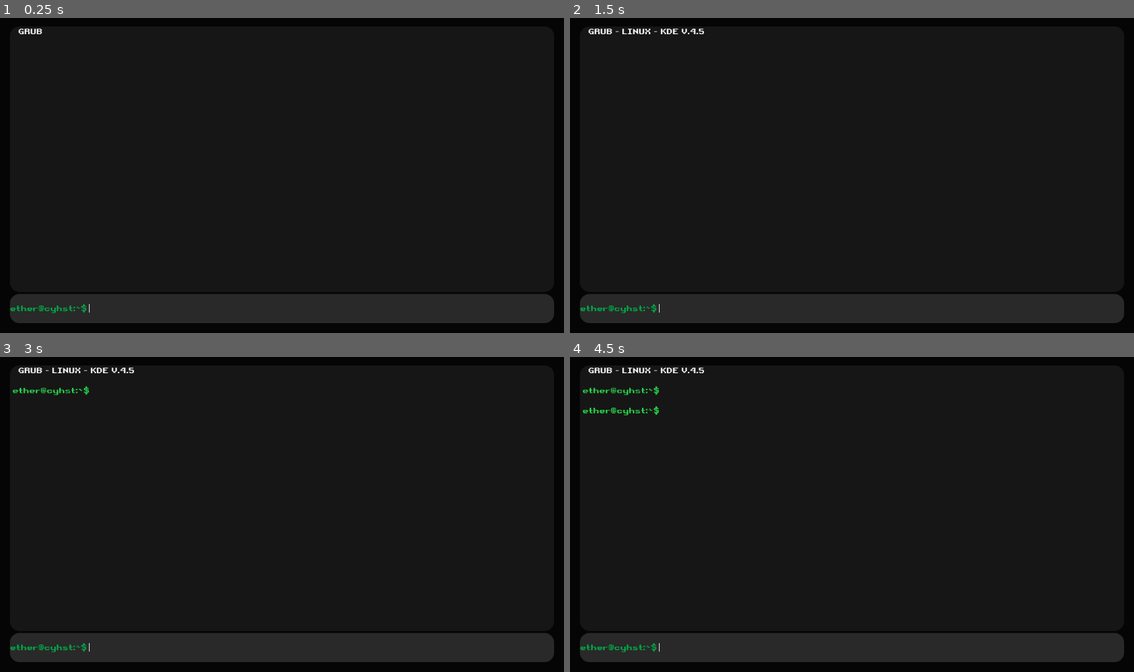
Above: before the commit, frames 1-4 (two rows, left to right).
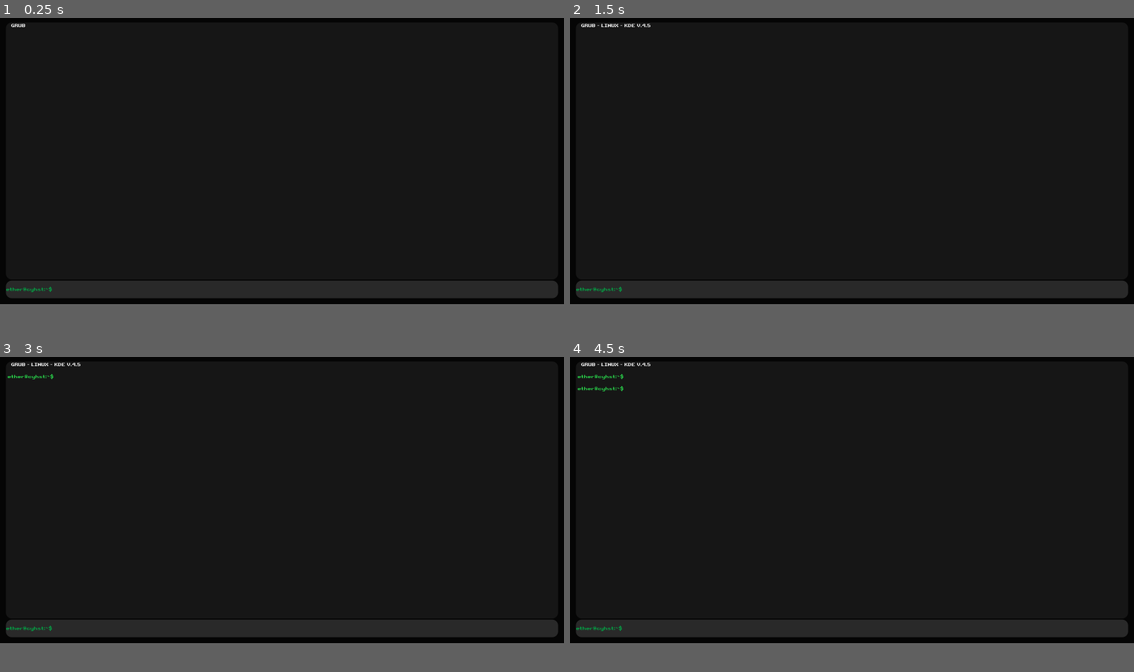
Above: after the commit, the same moments.

Repository: J-Povea21/CyberHeist-GovermentEdition
Game: Godot game, scene res://game.tscn
The game is run twice, just before and just after one commit, with the same random seed, the same clock (stepped at 60 frames per second) and the same inputs. Before the commit the project has no main scene; this scene is started directly in both runs.
Inputs:
- Up to frame 1 (0.25 s): no input
- Up to frame 2 (1.5 s): tap Enter at 1.25 s
- Up to frame 3 (3 s): tap Space at 2 s; tap Enter at 2.75 s
- Up to frame 4 (4.5 s): tap Space at 3.5 s; tap Enter at 4.25 s
In our replay, the window is 799x449 before the commit and 799x408 after it. These sizes can differ from the game's own. Grey fills any space a smaller window leaves; there, only what the larger window draws over its background counts as a difference.

The runs differ from the first frame. In frame 1, 5.9% of the frame differs, in the area x 0-100%, y 1-100%; in frame 2, 6.1%; in frame 3, 6.3%; in frame 4, 6.5%.
Error in both runs: Invalid access of index '0' on a base object of type: 'PackedStringArray'. (res://scripts/CommandProcessor.gd:19)

Commit message:
Updated graphic interface

Diff:
--- a/CyberHeist/game.tscn
+++ b/CyberHeist/game.tscn
@@ -19,13 +19,13 @@
 corner_radius_bottom_right = 20
 corner_radius_bottom_left = 20
 
-[sub_resource type="StyleBoxFlat" id="StyleBoxFlat_f26ms"]
+[sub_resource type="StyleBoxFlat" id="StyleBoxFlat_2evc4"]
 bg_color = Color(0.160784, 0.160784, 0.160784, 1)
-border_color = Color(0, 0, 0, 1)
 corner_radius_top_left = 20
 corner_radius_top_right = 20
 corner_radius_bottom_right = 20
 corner_radius_bottom_left = 20
+corner_detail = 10
 
 [sub_resource type="StyleBoxEmpty" id="StyleBoxEmpty_35wk5"]
 
@@ -84,7 +84,7 @@
 [node name="InputArea" type="PanelContainer" parent="Background/MarginContainer/Rows"]
 custom_minimum_size = Vector2(0, 60)
 layout_mode = 2
-theme_override_styles/panel = SubResource("StyleBoxFlat_f26ms")
+theme_override_styles/panel = SubResource("StyleBoxFlat_2evc4")
 
 [node name="InputContainer" type="HBoxContainer" parent="Background/MarginContainer/Rows/InputArea"]
 layout_mode = 2
--- a/CyberHeist/project.godot
+++ b/CyberHeist/project.godot
@@ -11,6 +11,7 @@
 [application]
 
 config/name="CyberHeist"
+run/main_scene="res://game.tscn"
 config/features=PackedStringArray("4.0", "GL Compatibility")
 config/icon="res://icon.svg"
 
@@ -20,6 +21,11 @@
 DataReader="*res://scripts/data_reader.gd"
 QuestionProcessor="*res://scripts/QuestionProcessor.gd"
 
+[display]
+
+window/size/viewport_width=1920
+window/size/viewport_height=980
+
 [rendering]
 
 renderer/rendering_method="gl_compatibility"
--- /dev/null
+++ b/CyberHeist/screens/attack_screen.tscn
@@ -0,0 +1,100 @@
+[gd_scene load_steps=13 format=3 uid="uid://b4o18y3pw0cmo"]
+
+[ext_resource type="Texture2D" uid="uid://b6hv7wxrg5pe7" path="res://res/black.png" id="1_e6v7x"]
+[ext_resource type="FontFile" uid="uid://pdioo34qexc8" path="res://fonts/Retro Gaming.ttf" id="2_mse6l"]
+[ext_resource type="Texture2D" uid="uid://daijqc16k8rp6" path="res://res/flags/ale.png" id="3_pvn6o"]
+[ext_resource type="Texture2D" uid="uid://c4y4coxj8k7wq" path="res://res/flags/brz.png" id="4_fvkww"]
+[ext_resource type="Texture2D" uid="uid://31g8jobgtf1s" path="res://res/flags/can.png" id="5_gk7o2"]
+[ext_resource type="Texture2D" uid="uid://d1x7r83y8c5ub" path="res://res/flags/chi.png" id="6_gltso"]
+[ext_resource type="Texture2D" uid="uid://dirfufkhrvunx" path="res://res/flags/arg.png" id="7_xjhsp"]
+[ext_resource type="Texture2D" uid="uid://cg04h8h2x1odb" path="res://res/flags/col.png" id="8_leyd5"]
+[ext_resource type="Texture2D" uid="uid://bbai5t2sdsymp" path="res://res/flags/ind.png" id="9_fxrhx"]
+[ext_resource type="Texture2D" uid="uid://b3wnd5iqxel08" path="res://res/flags/mex.png" id="10_hcks7"]
+[ext_resource type="Texture2D" uid="uid://c2jnjpko3bup0" path="res://res/flags/rus.png" id="11_3hluq"]
+[ext_resource type="Texture2D" uid="uid://b6gdvwlxftwho" path="res://res/flags/usa.png" id="12_ob3qh"]
+
+[node name="attack_screen" type="Node2D"]
+
+[node name="TextureRect" type="TextureRect" parent="."]
+offset_right = 1919.0
+offset_bottom = 983.0
+texture = ExtResource("1_e6v7x")
+
+[node name="Label" type="Label" parent="."]
+offset_left = 166.0
+offset_top = 58.0
+offset_right = 1713.0
+offset_bottom = 183.0
+theme_override_fonts/font = ExtResource("2_mse6l")
+theme_override_font_sizes/font_size = 84
+text = "Select the country to attack"
+
+[node name="ale_buttonattack" type="TextureRect" parent="."]
+offset_left = 89.0
+offset_top = 281.0
+offset_right = 374.0
+offset_bottom = 464.0
+texture = ExtResource("3_pvn6o")
+
+[node name="TextureRect2" type="TextureRect" parent="."]
+offset_left = 86.0
+offset_top = 668.0
+offset_right = 371.0
+offset_bottom = 851.0
+texture = ExtResource("4_fvkww")
+
+[node name="TextureRect3" type="TextureRect" parent="."]
+offset_left = 457.0
+offset_top = 281.0
+offset_right = 742.0
+offset_bottom = 464.0
+texture = ExtResource("5_gk7o2")
+
+[node name="TextureRect4" type="TextureRect" parent="."]
+offset_left = 461.0
+offset_top = 667.0
+offset_right = 746.0
+offset_bottom = 850.0
+texture = ExtResource("6_gltso")
+
+[node name="TextureRect5" type="TextureRect" parent="."]
+offset_left = 1550.0
+offset_top = 661.0
+offset_right = 1835.0
+offset_bottom = 844.0
+texture = ExtResource("7_xjhsp")
+
+[node name="TextureRect6" type="TextureRect" parent="."]
+offset_left = 1538.0
+offset_top = 280.0
+offset_right = 1823.0
+offset_bottom = 463.0
+texture = ExtResource("8_leyd5")
+
+[node name="TextureRect7" type="TextureRect" parent="."]
+offset_left = 1169.0
+offset_top = 282.0
+offset_right = 1454.0
+offset_bottom = 465.0
+texture = ExtResource("9_fxrhx")
+
+[node name="TextureRect8" type="TextureRect" parent="."]
+offset_left = 825.0
+offset_top = 662.0
+offset_right = 1110.0
+offset_bottom = 845.0
+texture = ExtResource("10_hcks7")
+
+[node name="TextureRect9" type="TextureRect" parent="."]
+offset_left = 820.0
+offset_top = 280.0
+offset_right = 1105.0
+offset_bottom = 463.0
+texture = ExtResource("11_3hluq")
+
+[node name="TextureRect10" type="TextureRect" parent="."]
+offset_left = 1179.0
+offset_top = 660.0
+offset_right = 1464.0
+offset_bottom = 843.0
+texture = ExtResource("12_ob3qh")
--- /dev/null
+++ b/CyberHeist/screens/initial_screen.gd
@@ -0,0 +1,4 @@
+extends Node2D
+
+func _ready():
+	$logo_animation.play("logo_animation")
--- /dev/null
+++ b/CyberHeist/screens/initial_screen.tscn
@@ -0,0 +1,89 @@
+[gd_scene load_steps=8 format=3 uid="uid://b6oa3hoqc6owl"]
+
+[ext_resource type="Script" path="res://screens/initial_screen.gd" id="1_yh43h"]
+[ext_resource type="Texture2D" uid="uid://b6hv7wxrg5pe7" path="res://res/black.png" id="2_q50j4"]
+[ext_resource type="Texture2D" uid="uid://bs7yuurhva1i5" path="res://res/calabera(1).png" id="3_cm1o2"]
+[ext_resource type="Texture2D" uid="uid://chgxhiv55ycdx" path="res://res/title.png" id="4_ywyyn"]
+
+[sub_resource type="Animation" id="Animation_gs2ll"]
+length = 0.001
+tracks/0/type = "value"
+tracks/0/imported = false
+tracks/0/enabled = true
+tracks/0/path = NodePath("calabera:position")
+tracks/0/interp = 1
+tracks/0/loop_wrap = true
+tracks/0/keys = {
+"times": PackedFloat32Array(0),
+"transitions": PackedFloat32Array(1),
+"update": 0,
+"values": [Vector2(961, 680)]
+}
+tracks/1/type = "value"
+tracks/1/imported = false
+tracks/1/enabled = true
+tracks/1/path = NodePath("title:position")
+tracks/1/interp = 1
+tracks/1/loop_wrap = true
+tracks/1/keys = {
+"times": PackedFloat32Array(0),
+"transitions": PackedFloat32Array(1),
+"update": 0,
+"values": [Vector2(963, 200)]
+}
+
+[sub_resource type="Animation" id="Animation_dckmn"]
+resource_name = "logo_animation"
+tracks/0/type = "value"
+tracks/0/imported = false
+tracks/0/enabled = true
+tracks/0/path = NodePath("calabera:position")
+tracks/0/interp = 1
+tracks/0/loop_wrap = true
+tracks/0/keys = {
+"times": PackedFloat32Array(0, 1),
+"transitions": PackedFloat32Array(1, 1),
+"update": 0,
+"values": [Vector2(961, -680), Vector2(961, 680)]
+}
+tracks/1/type = "value"
+tracks/1/imported = false
+tracks/1/enabled = true
+tracks/1/path = NodePath("title:position")
+tracks/1/interp = 1
+tracks/1/loop_wrap = true
+tracks/1/keys = {
+"times": PackedFloat32Array(0, 1),
+"transitions": PackedFloat32Array(1, 1),
+"update": 0,
+"values": [Vector2(963, -200), Vector2(963, 200)]
+}
+
+[sub_resource type="AnimationLibrary" id="AnimationLibrary_4yrl5"]
+_data = {
+"RESET": SubResource("Animation_gs2ll"),
+"logo_animation": SubResource("Animation_dckmn")
+}
+
+[node name="initial_screen" type="Node2D"]
+script = ExtResource("1_yh43h")
+
+[node name="TextureRect" type="TextureRect" parent="."]
+offset_right = 1919.0
+offset_bottom = 982.0
+texture = ExtResource("2_q50j4")
+
+[node name="logo_animation" type="AnimationPlayer" parent="."]
+libraries = {
+"": SubResource("AnimationLibrary_4yrl5")
+}
+
+[node name="title" type="Sprite2D" parent="."]
+position = Vector2(963, 200)
+texture = ExtResource("4_ywyyn")
+
+[node name="calabera" type="Sprite2D" parent="."]
+visibility_layer = 6
+position = Vector2(961, 680)
+scale = Vector2(1, 0.953)
+texture = ExtResource("3_cm1o2")
--- /dev/null
+++ b/CyberHeist/screens/loading_screen.gd
@@ -0,0 +1,18 @@
+extends Node2D
+
+
+
+
+# Called when the node enters the scene tree for the first time.
+func _ready():
+	$AudioStreamPlayer.play()
+
+
+# Called every frame. 'delta' is the elapsed time since the previous frame.
+func _process(delta):
+	pass
+
+
+func _on_play_button_pressed():
+	get_tree().change_scene_to_file("res://screens/main_screen.tscn")
+	$AnimationPlayer.play("fade_in")
--- /dev/null
+++ b/CyberHeist/screens/loading_screen.tscn
@@ -0,0 +1,110 @@
+[gd_scene load_steps=9 format=3 uid="uid://bq0t8gfkuk6w"]
+
+[ext_resource type="Texture2D" uid="uid://c13428q7ux1fl" path="res://res/complete.png" id="1_e28eq"]
+[ext_resource type="Script" path="res://screens/loading_screen.gd" id="1_ooibq"]
+[ext_resource type="FontFile" uid="uid://pdioo34qexc8" path="res://fonts/Retro Gaming.ttf" id="2_8lqc7"]
+[ext_resource type="AudioStream" uid="uid://frwf5gp5ilh6" path="res://sfx/main_menu.mp3" id="4_10rjf"]
+
+[sub_resource type="Animation" id="Animation_kob6s"]
+length = 0.001
+tracks/0/type = "value"
+tracks/0/imported = false
+tracks/0/enabled = true
+tracks/0/path = NodePath("OverlayLayer/Overlay:color")
+tracks/0/interp = 1
+tracks/0/loop_wrap = true
+tracks/0/keys = {
+"times": PackedFloat32Array(0),
+"transitions": PackedFloat32Array(1),
+"update": 0,
+"values": [Color(0, 0, 0, 0)]
+}
+
+[sub_resource type="Animation" id="Animation_l0sc6"]
+resource_name = "fade_in"
+tracks/0/type = "value"
+tracks/0/imported = false
+tracks/0/enabled = true
+tracks/0/path = NodePath("OverlayLayer/Overlay:color")
+tracks/0/interp = 1
+tracks/0/loop_wrap = true
+tracks/0/keys = {
+"times": PackedFloat32Array(0, 1),
+"transitions": PackedFloat32Array(1, 1),
+"update": 0,
+"values": [Color(0, 0, 0, 0), Color(0, 0, 0, 1)]
+}
+
+[sub_resource type="Animation" id="Animation_cslqg"]
+resource_name = "fade_out"
+length = 2.0
+tracks/0/type = "value"
+tracks/0/imported = false
+tracks/0/enabled = true
+tracks/0/path = NodePath("OverlayLayer/Overlay:color")
+tracks/0/interp = 1
+tracks/0/loop_wrap = true
+tracks/0/keys = {
+"times": PackedFloat32Array(0, 2),
+"transitions": PackedFloat32Array(1, 1),
+"update": 0,
+"values": [Color(0, 0, 0, 1), Color(0, 0, 0, 0)]
+}
+
+[sub_resource type="AnimationLibrary" id="AnimationLibrary_qrl00"]
+_data = {
+"RESET": SubResource("Animation_kob6s"),
+"fade_in": SubResource("Animation_l0sc6"),
+"fade_out": SubResource("Animation_cslqg")
+}
+
+[node name="loading_screen" type="Node2D"]
+script = ExtResource("1_ooibq")
+
+[node name="Background" type="TextureRect" parent="."]
+offset_right = 40.0
+offset_bottom = 40.0
+texture = ExtResource("1_e28eq")
+
+[node name="play_button" type="Button" parent="Background"]
+layout_mode = 1
+anchors_preset = -1
+anchor_left = 0.0557292
+anchor_top = -0.007
+anchor_right = 0.0557292
+anchor_bottom = -0.007
+offset_left = 780.0
+offset_top = 639.0
+offset_right = 902.0
+offset_bottom = 700.0
+theme_override_colors/font_hover_color = Color(0.0313726, 1, 0.470588, 1)
+theme_override_colors/font_hover_pressed_color = Color(0.0313726, 1, 0.470588, 1)
+theme_override_fonts/font = ExtResource("2_8lqc7")
+theme_override_font_sizes/font_size = 40
+action_mode = 0
+text = "Play"
+flat = true
+
+[node name="AnimationPlayer" type="AnimationPlayer" parent="."]
+libraries = {
+"": SubResource("AnimationLibrary_qrl00")
+}
+
+[node name="OverlayLayer" type="CanvasLayer" parent="."]
+layer = 10
+
+[node name="Overlay" type="ColorRect" parent="OverlayLayer"]
+anchors_preset = 15
+anchor_right = 1.0
+anchor_bottom = 1.0
+offset_right = 12.0
+offset_bottom = 29.0
+grow_horizontal = 2
+grow_vertical = 2
+mouse_filter = 2
+color = Color(0, 0, 0, 0)
+
+[node name="AudioStreamPlayer" type="AudioStreamPlayer" parent="."]
+stream = ExtResource("4_10rjf")
+
+[connection signal="pressed" from="Background/play_button" to="." method="_on_play_button_pressed"]
--- /dev/null
+++ b/CyberHeist/screens/lore_screen.gd
@@ -0,0 +1,11 @@
+extends Node2D
+@onready var label_lore = $TextureRect/Label
+
+# Called when the node enters the scene tree for the first time.
+func _ready():
+	$AudioStreamPlayer.play()
+	label_lore.text = DataReader.lore_text
+	$AnimationPlayer.play("lore_text_animation")
+
+func _on_animation_player_animation_finished(anim_name):
+	$AudioStreamPlayer.stop()
--- /dev/null
+++ b/CyberHeist/screens/lore_screen.tscn
@@ -0,0 +1,67 @@
+[gd_scene load_steps=8 format=3 uid="uid://hpvh4lhnskin"]
+
+[ext_resource type="Script" path="res://screens/lore_screen.gd" id="1_h6a76"]
+[ext_resource type="Texture2D" uid="uid://b6hv7wxrg5pe7" path="res://res/black.png" id="2_owkj0"]
+[ext_resource type="FontFile" uid="uid://dng1gh5wqkhof" path="res://fonts/ARCADECLASSIC.TTF" id="3_41ujq"]
+[ext_resource type="AudioStream" uid="uid://643o5ddm46kr" path="res://sfx/lore_typing.mp3" id="4_448r7"]
+
+[sub_resource type="Animation" id="Animation_6cv8f"]
+resource_name = "lore_text_animation"
+length = 8.0
+tracks/0/type = "value"
+tracks/0/imported = false
+tracks/0/enabled = true
+tracks/0/path = NodePath("TextureRect/Label:visible_ratio")
+tracks/0/interp = 1
+tracks/0/loop_wrap = true
+tracks/0/keys = {
+"times": PackedFloat32Array(0, 8),
+"transitions": PackedFloat32Array(1, 1),
+"update": 0,
+"values": [0.0, 1.0]
+}
+
+[sub_resource type="Animation" id="Animation_276t5"]
+length = 0.001
+tracks/0/type = "value"
+tracks/0/imported = false
+tracks/0/enabled = true
+tracks/0/path = NodePath("TextureRect/Label:visible_ratio")
+tracks/0/interp = 1
+tracks/0/loop_wrap = true
+tracks/0/keys = {
+"times": PackedFloat32Array(0),
+"transitions": PackedFloat32Array(1),
+"update": 0,
+"values": [1.0]
+}
+
+[sub_resource type="AnimationLibrary" id="AnimationLibrary_2iloq"]
+_data = {
+"RESET": SubResource("Animation_276t5"),
+"lore_text_animation": SubResource("Animation_6cv8f")
+}
+
+[node name="lore_screen" type="Node2D"]
+script = ExtResource("1_h6a76")
+
+[node name="TextureRect" type="TextureRect" parent="."]
+offset_right = 1930.0
+offset_bottom = 1000.0
+texture = ExtResource("2_owkj0")
+
+[node name="Label" type="Label" parent="TextureRect"]
+offset_right = 1924.0
+offset_bottom = 977.0
+theme_override_fonts/font = ExtResource("3_41ujq")
+theme_override_font_sizes/font_size = 18
+
+[node name="AnimationPlayer" type="AnimationPlayer" parent="."]
+libraries = {
+"": SubResource("AnimationLibrary_2iloq")
+}
+
+[node name="AudioStreamPlayer" type="AudioStreamPlayer" parent="."]
+stream = ExtResource("4_448r7")
+
+[connection signal="animation_finished" from="AnimationPlayer" to="." method="_on_animation_player_animation_finished"]
--- /dev/null
+++ b/CyberHeist/screens/main_screen.gd
@@ -0,0 +1,18 @@
+extends Node2D
+
+
+# Called when the node enters the scene tree for the first time.
+func _ready():
+	$AnimationPlayer.play("fade_out")
+
+
+# Called every frame. 'delta' is the elapsed time since the previous frame.
+
+
+
+func _on_col_button_pressed():
+	get_tree().change_scene_to_file("res://screens/attack_screen.tscn")
+
+
+func _on_mex_button_pressed():
+	get_tree().change_scene_to_file("res://screens/attack_screen.tscn")
--- /dev/null
+++ b/CyberHeist/screens/main_screen.tscn
@@ -0,0 +1,224 @@
+[gd_scene load_steps=22 format=3 uid="uid://6vlqsntrhm5h"]
+
+[ext_resource type="Texture2D" uid="uid://b6hv7wxrg5pe7" path="res://res/black.png" id="1_m31l1"]
+[ext_resource type="Script" path="res://screens/main_screen.gd" id="1_r0px0"]
+[ext_resource type="FontFile" uid="uid://pdioo34qexc8" path="res://fonts/Retro Gaming.ttf" id="2_hv2mq"]
+[ext_resource type="FontFile" uid="uid://dng1gh5wqkhof" path="res://fonts/ARCADECLASSIC.TTF" id="3_ay0qd"]
+[ext_resource type="Texture2D" uid="uid://cg04h8h2x1odb" path="res://res/flags/col.png" id="4_7eu7l"]
+[ext_resource type="Texture2D" uid="uid://b3wnd5iqxel08" path="res://res/flags/mex.png" id="5_467a4"]
+[ext_resource type="Texture2D" uid="uid://dirfufkhrvunx" path="res://res/flags/arg.png" id="6_gttef"]
+[ext_resource type="Texture2D" uid="uid://c2jnjpko3bup0" path="res://res/flags/rus.png" id="7_wq4r0"]
+[ext_resource type="Texture2D" uid="uid://b6gdvwlxftwho" path="res://res/flags/usa.png" id="8_nwtba"]
+[ext_resource type="Texture2D" uid="uid://d1x7r83y8c5ub" path="res://res/flags/chi.png" id="9_453ea"]
+[ext_resource type="Texture2D" uid="uid://31g8jobgtf1s" path="res://res/flags/can.png" id="10_ddoy7"]
+[ext_resource type="Texture2D" uid="uid://bbai5t2sdsymp" path="res://res/flags/ind.png" id="11_0dqkf"]
+[ext_resource type="Texture2D" uid="uid://c4y4coxj8k7wq" path="res://res/flags/brz.png" id="12_wde5h"]
+[ext_resource type="Texture2D" uid="uid://daijqc16k8rp6" path="res://res/flags/ale.png" id="13_3tt20"]
+
+[sub_resource type="StyleBoxFlat" id="StyleBoxFlat_a8dai"]
+bg_color = Color(0.160784, 0.160784, 0.160784, 1)
+corner_radius_top_left = 20
+corner_radius_top_right = 20
+corner_radius_bottom_right = 20
+corner_radius_bottom_left = 20
+
+[sub_resource type="StyleBoxEmpty" id="StyleBoxEmpty_qaw1b"]
+
+[sub_resource type="StyleBoxEmpty" id="StyleBoxEmpty_1dioh"]
+
+[sub_resource type="StyleBoxEmpty" id="StyleBoxEmpty_e02km"]
+
+[sub_resource type="Animation" id="Animation_v5uka"]
+length = 0.001
+tracks/0/type = "value"
+tracks/0/imported = false
+tracks/0/enabled = true
+tracks/0/path = NodePath("CanvasLayer/ColorRect:color")
+tracks/0/interp = 1
+tracks/0/loop_wrap = true
+tracks/0/keys = {
+"times": PackedFloat32Array(0),
+"transitions": PackedFloat32Array(1),
+"update": 0,
+"values": [Color(0, 0, 0, 1)]
+}
+
+[sub_resource type="Animation" id="Animation_8abwm"]
+resource_name = "fade_out"
+length = 2.0
+tracks/0/type = "value"
+tracks/0/imported = false
+tracks/0/enabled = true
+tracks/0/path = NodePath("CanvasLayer/ColorRect:color")
+tracks/0/interp = 1
+tracks/0/loop_wrap = true
+tracks/0/keys = {
+"times": PackedFloat32Array(0, 2),
+"transitions": PackedFloat32Array(1, 1),
+"update": 0,
+"values": [Color(0, 0, 0, 1), Color(0, 0, 0, 0)]
+}
+
+[sub_resource type="AnimationLibrary" id="AnimationLibrary_yowlu"]
+_data = {
+"RESET": SubResource("Animation_v5uka"),
+"fade_out": SubResource("Animation_8abwm")
+}
+
+[node name="main_screen" type="Node2D"]
+script = ExtResource("1_r0px0")
+
+[node name="TextureRect" type="TextureRect" parent="."]
+offset_right = 1922.0
+offset_bottom = 1000.0
+texture = ExtResource("1_m31l1")
+
+[node name="Label" type="Label" parent="TextureRect"]
+layout_mode = 1
+anchors_preset = 5
+anchor_left = 0.5
+anchor_right = 0.5
+offset_left = -484.0
+offset_right = 484.0
+offset_bottom = 110.0
+grow_horizontal = 2
+theme_override_fonts/font = ExtResource("2_hv2mq")
+theme_override_font_sizes/font_size = 84
+text = "Prepare to attack"
+
+[node name="Label2" type="Label" parent="TextureRect"]
+layout_mode = 0
+offset_left = 26.0
+offset_top = 160.0
+offset_right = 798.0
+offset_bottom = 217.0
+theme_override_fonts/font = ExtResource("2_hv2mq")
+theme_override_font_sizes/font_size = 42
+text = "Introduce your hacker name:"
+
+[node name="PanelContainer" type="PanelContainer" parent="TextureRect"]
+layout_mode = 0
+offset_left = 809.0
+offset_top = 144.0
+offset_right = 1698.0
+offset_bottom = 232.0
+theme_override_styles/panel = SubResource("StyleBoxFlat_a8dai")
+
+[node name="LineEdit" type="LineEdit" parent="TextureRect/PanelContainer"]
+layout_mode = 2
+theme_override_fonts/font = ExtResource("3_ay0qd")
+theme_override_font_sizes/font_size = 50
+theme_override_styles/normal = SubResource("StyleBoxEmpty_qaw1b")
+theme_override_styles/focus = SubResource("StyleBoxEmpty_1dioh")
+theme_override_styles/read_only = SubResource("StyleBoxEmpty_e02km")
+max_length = 30
+
+[node name="Label3" type="Label" parent="TextureRect"]
+layout_mode = 0
+offset_left = 35.0
+offset_top = 272.0
+offset_right = 587.0
+offset_bottom = 361.0
+theme_override_fonts/font = ExtResource("2_hv2mq")
+theme_override_font_sizes/font_size = 42
+text = "Select your country:"
+
+[node name="col_button" type="TextureButton" parent="TextureRect"]
+layout_mode = 0
+offset_left = 83.0
+offset_top = 400.0
+offset_right = 373.0
+offset_bottom = 593.0
+texture_normal = ExtResource("4_7eu7l")
+
+[node name="mex_button" type="TextureButton" parent="TextureRect"]
+layout_mode = 0
+offset_left = 456.0
+offset_top = 401.0
+offset_right = 744.0
+offset_bottom = 589.0
+texture_normal = ExtResource("5_467a4")
+
+[node name="arg_button" type="TextureButton" parent="TextureRect"]
+layout_mode = 0
+offset_left = 85.0
+offset_top = 652.0
+offset_right = 370.0
+offset_bottom = 845.0
+texture_normal = ExtResource("6_gttef")
+
+[node name="rus_button" type="TextureButton" parent="TextureRect"]
+layout_mode = 0
+offset_left = 459.0
+offset_top = 648.0
+offset_right = 744.0
+offset_bottom = 836.0
+texture_normal = ExtResource("7_wq4r0")
+
+[node name="usa_button" type="TextureButton" parent="TextureRect"]
+layout_mode = 0
+offset_left = 824.0
+offset_top = 400.0
+offset_right = 1109.0
+offset_bottom = 586.0
+texture_normal = ExtResource("8_nwtba")
+
+[node name="chi_button" type="TextureButton" parent="TextureRect"]
+layout_mode = 0
+offset_left = 824.0
+offset_top = 649.0
+offset_right = 1109.0
+offset_bottom = 837.0
+texture_normal = ExtResource("9_453ea")
+
+[node name="can_button" type="TextureButton" parent="TextureRect"]
+layout_mode = 0
+offset_left = 1187.0
+offset_top = 406.0
+offset_right = 1472.0
+offset_bottom = 594.0
+texture_normal = ExtResource("10_ddoy7")
+
+[node name="ind_button" type="TextureButton" parent="TextureRect"]
+layout_mode = 0
+offset_left = 1188.0
+offset_top = 647.0
+offset_right = 1473.0
+offset_bottom = 838.0
+texture_normal = ExtResource("11_0dqkf")
+
+[node name="brz_button" type="TextureButton" parent="TextureRect"]
+layout_mode = 0
+offset_left = 1542.0
+offset_top = 411.0
+offset_right = 1827.0
+offset_bottom = 604.0
+texture_normal = ExtResource("12_wde5h")
+
+[node name="ale_button" type="TextureButton" parent="TextureRect"]
+layout_mode = 0
+offset_left = 1545.0
+offset_top = 645.0
+offset_right = 1830.0
+offset_bottom = 838.0
+texture_normal = ExtResource("13_3tt20")
+
+[node name="AnimationPlayer" type="AnimationPlayer" parent="."]
+libraries = {
+"": SubResource("AnimationLibrary_yowlu")
+}
+
+[node name="CanvasLayer" type="CanvasLayer" parent="."]
+layer = 10
+
+[node name="ColorRect" type="ColorRect" parent="CanvasLayer"]
+anchors_preset = 15
+anchor_right = 1.0
+anchor_bottom = 1.0
+grow_horizontal = 2
+grow_vertical = 2
+mouse_filter = 2
+color = Color(0, 0, 0, 1)
+
+[connection signal="pressed" from="TextureRect/col_button" to="." method="_on_col_button_pressed"]
+[connection signal="pressed" from="TextureRect/mex_button" to="." method="_on_mex_button_pressed"]
--- a/CyberHeist/scripts/data_reader.gd
+++ b/CyberHeist/scripts/data_reader.gd
@@ -3,13 +3,16 @@
 ## ROOTS ##
 var questions_path = 'res://data/questions.json'
 var messages_path = 'res://data/console_messages.json'
+var lore_path = 'res://data/Contex.txt'
 
 var questions_data = {}
 var messages = {}
+var lore_text = ""
 
 func _ready() -> void:
 	questions_data = load_data(questions_path)
 	messages = load_data(messages_path)
+	lore_text = read_txt(lore_path)
 # In this function where're going to read the data from
 # the json file
 func load_data(file_path: String):
@@ -25,3 +28,8 @@
 
 	else:
 		print('Seems like the file \'questions\'doesn\'\'t exist')
+
+func read_txt(file_path: String):
+	var file = FileAccess.open(file_path, FileAccess.READ)
+	var text = file.get_as_text()
+	return text
Not shown, added: CyberHeist/data/Contex.txt
Binary file added: CyberHeist/res/Cyber heist (1900 × 1000 px) (1830 × 1000 px).png
Not shown, added: CyberHeist/res/Cyber heist (1900 × 1000 px) (1830 × 1000 px).png.import
Binary file added: CyberHeist/res/black.png
Not shown, added: CyberHeist/res/black.png.import
Binary file added: CyberHeist/res/calabera(1).png
Not shown, added: CyberHeist/res/calabera(1).png.import
Binary file added: CyberHeist/res/calavera.png
Not shown, added: CyberHeist/res/calavera.png.import
Binary file added: CyberHeist/res/complete.png
Not shown, added: CyberHeist/res/complete.png.import
Binary file added: CyberHeist/res/flags/ale.png
(and 21 more such lines)
